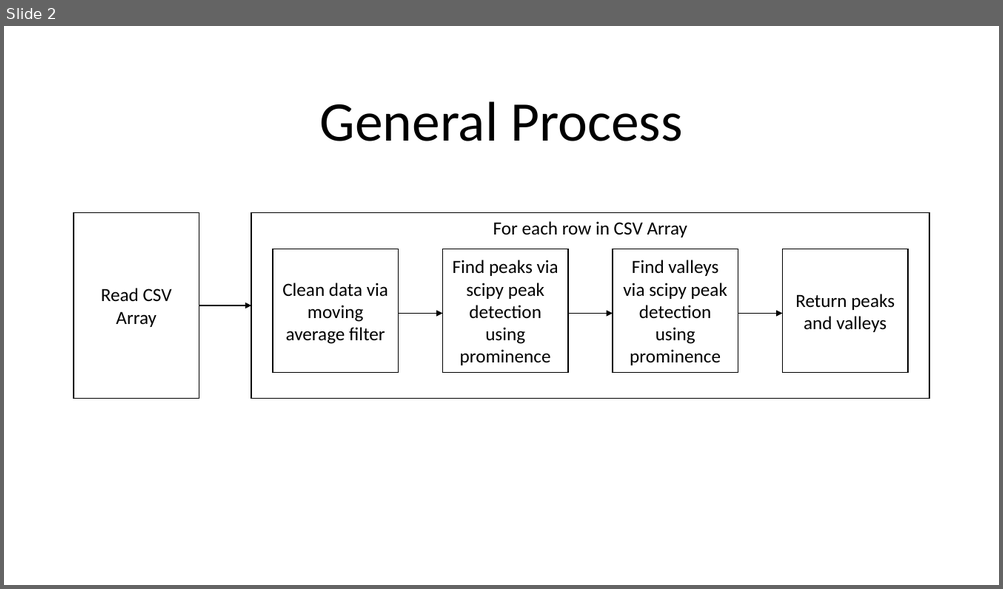
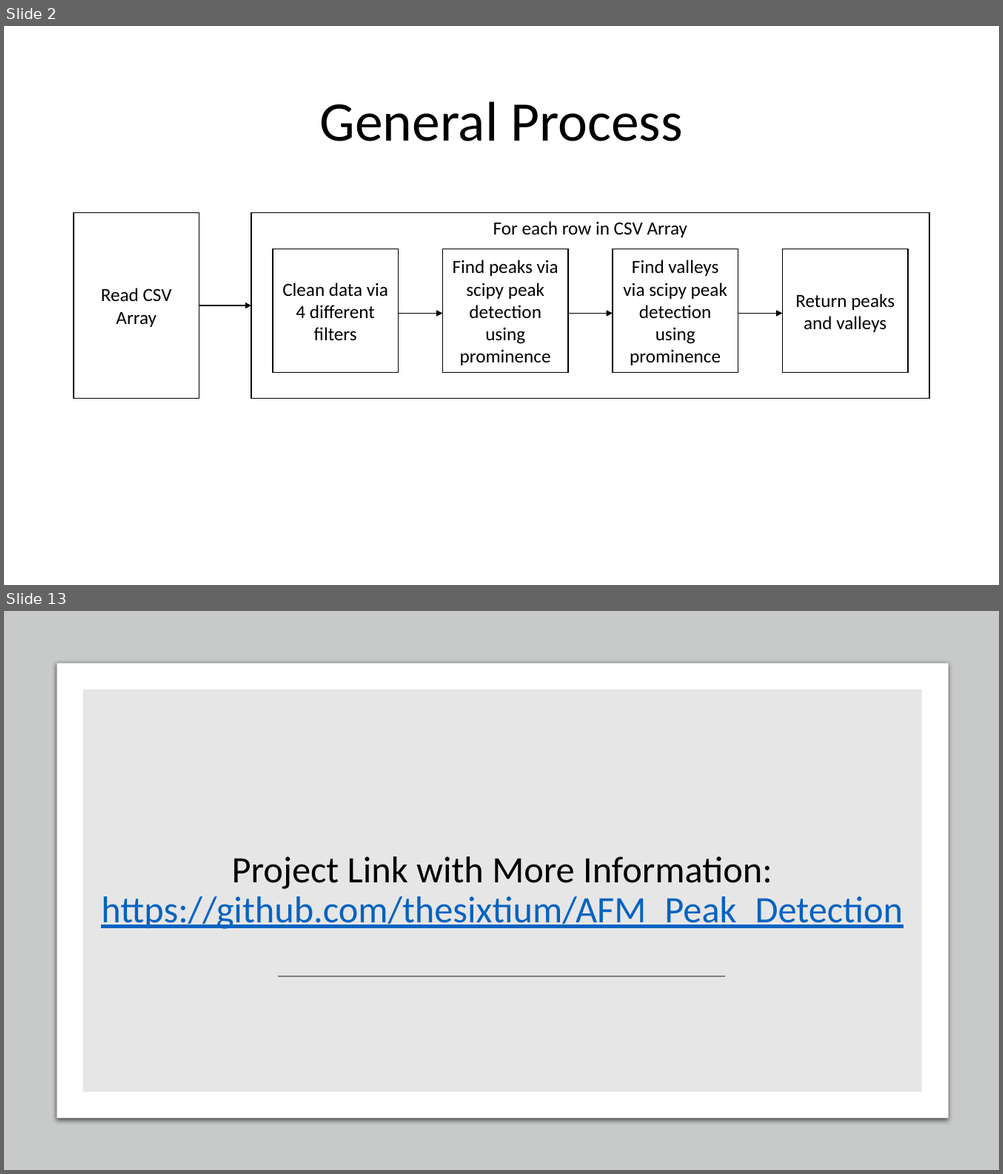
Before and after one commit to thesixtium/AFM_Peak_Detection, a slide deck: Peak Detection Information Slides.pptx. Shown one above the other, each under a label of ours: slide 2 before the commit, slides 2 and 13 after it; the slides between them are not shown. The pictures are 1003x589 and 1003x1174 pixels, drawn with LibreOffice and Linux fonts; fonts in the diff are those of the drawing. Boxes give left, top, right and bottom in pixels: in the first picture for what was removed or moved away, otherwise in the second. Text is boxed around its words. In the diff, an @@ line names an element or a change of style, - is before the commit and + after.

```diff
--- a/Peak Detection Information Slides.pptx
+++ b/Peak Detection Information Slides.pptx
@@ slide 13 added at (4, 611, 999, 1170), background #FFFFFF @@
@@ rectangle added at (4, 611, 999, 1170), fill #C8CACA @@
@@ rounded rectangle added at (57, 664, 948, 1119), fill #FFFFFF, outline #C8CACA 0.75 pt @@
@@ rectangle added at (83, 689, 922, 1092), fill #E7E6E6 @@
@@ title added at (101, 857, 902, 929), 36 pt, text #0563C1, underline @@
+Project Link with More Information:
+https://github.com/thesixtium/AFM_Peak_Detection
@@ line added from (278, 977) to (726, 977), #808080 1.5 pt @@
@@ slide 2 changed as well @@
@@ text in rectangle at (282, 283, 388, 341): text changed @@
-Clean data via moving average filter
+Clean data via 4 different filters
```
Also in this commit, not shown: 5 other slides changed, 6 other slides added.
